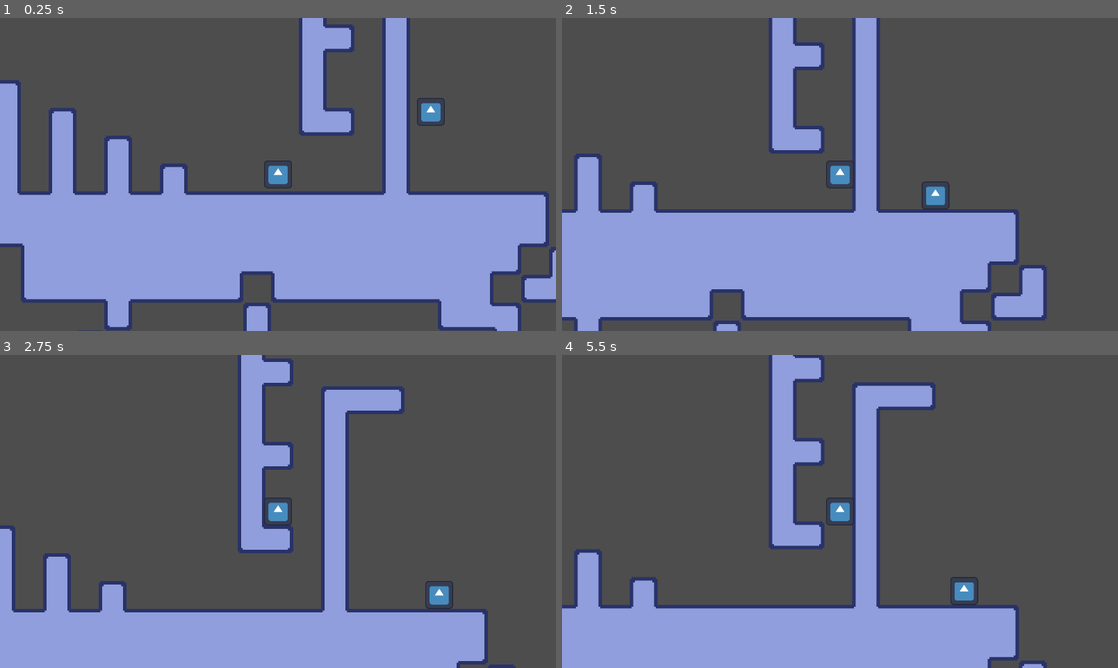
Above: before the commit, frames 1-4 (two rows, left to right).
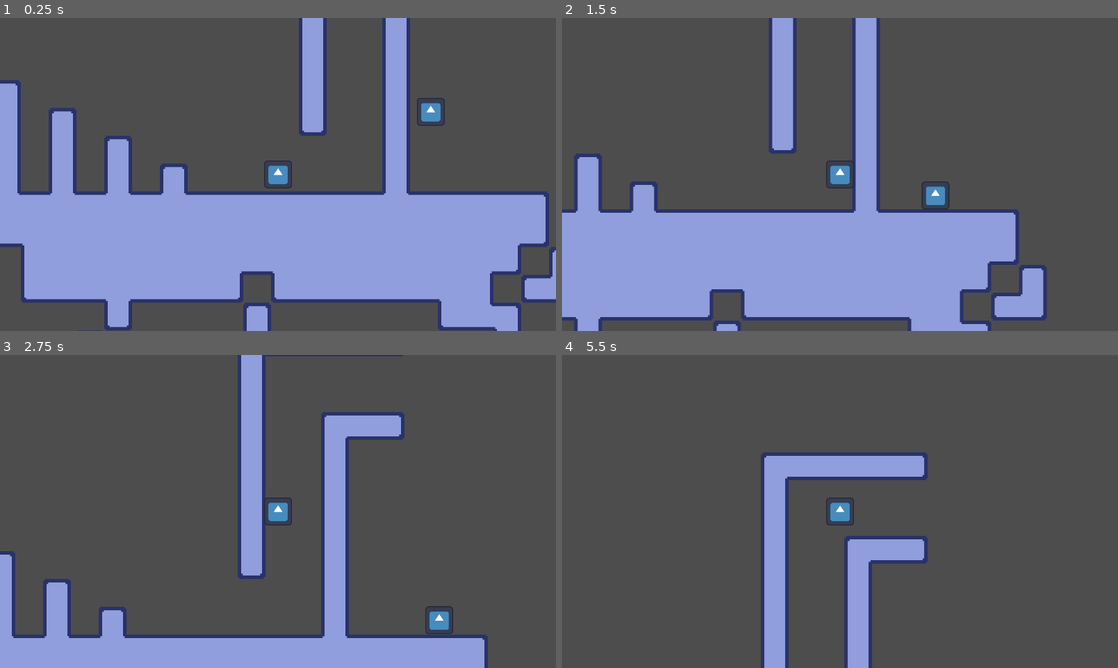
Above: after the commit, the same moments.

Repository: 3k2ng/screws
Game: Godot game, scene res://sources/scenes/demo.tscn
Two runs of this game, one before a commit and one after it. Both use one fixed random seed, a clock stepped at 60 frames per second and the inputs below. The project has no main scene, so this scene is started directly. The engine's default icon, where the game draws it, is replaced by a stand-in: a white triangle on a blue panel in a dark square.
Inputs:
- Up to frame 1 (0.25 s): no input
- Up to frame 2 (1.5 s): hold Space (jump) 0.53-1.28 s; hold Right (move_right) from 0.53 s (still down); tap Space (jump) at 1.35 s
- Up to frame 3 (2.75 s): tap Space (jump) at 1.52, 1.82 s; release Right (move_right) at 2.03 s; hold Left (move_left) from 2.03 s (still down); hold Space (jump) from 2.03 s (still down)
- Up to frame 4 (5.5 s): release Left (move_left) at 2.78 s; release Space (jump) at 2.78 s; hold Right (move_right) 2.78-4.28 s; tap Space (jump) at 2.85, 3.02, 3.32, 4.35, 4.52, 4.82 s; hold Space (jump) 3.53-4.28 s; hold Left (move_left) 4.28-5.03 s; hold Right (move_right) from 5.03 s (still down); hold Space (jump) from 5.03 s (still down)

The runs differ from the first frame. In frame 1, 1.0% of the frame differs, in the area x 57-64%, y 2-38%; in frame 2, 1.0%; in frame 3, 13%; in frame 4, 28%, in the area x 0-88%, y 0-100%.

Commit message:
crappy crap

Diff:
--- a/sources/objects/player.gd
+++ b/sources/objects/player.gd
@@ -2,7 +2,7 @@
 
 const BLOCK_SIZE: int = 128
 
-@export var extra_jumps: int = 2
+@export var extra_jumps: int = 0
 @onready var extra_jumps_left: int = 0
 
 @export var movement_speed_blocks: float = 4
@@ -40,13 +40,6 @@
 	pass
 
 func _physics_process(delta: float) -> void:
-	if is_on_floor():
-		coyote_floor_timer = coyote_floor_time
-		extra_jumps_left = extra_jumps
-
-	if is_on_wall():
-		coyote_wall_timer = coyote_wall_time
-		extra_jumps_left = extra_jumps
 
 	var direction = Input.get_axis("move_left", "move_right")
 	if wall_bounce_timer > 0:
@@ -56,6 +49,14 @@
 		velocity.x = direction * movement_speed
 	else:
 		velocity.x = move_toward(velocity.x, 0, movement_speed)
+
+	if is_on_floor():
+		coyote_floor_timer = coyote_floor_time
+		extra_jumps_left = extra_jumps
+
+	if is_on_wall_only() && direction:
+		coyote_wall_timer = coyote_wall_time
+		extra_jumps_left = extra_jumps
 
 	if Input.is_action_just_pressed("jump"):
 		jump_buffer_timer = jump_buffer_time
@@ -78,7 +79,7 @@
 	# Update gravity
 	if velocity.y >= 0:
 		# Cap gravity at wall slide speed if touching wall
-		if is_on_wall() and (Input.is_action_pressed("move_right") or Input.is_action_pressed("move_left")):
+		if is_on_wall_only() and (Input.is_action_pressed("move_right") or Input.is_action_pressed("move_left")):
 			velocity.y = minf(velocity.y + fall_gravity * delta, wall_slide_speed)
 		else:
 			velocity.y = minf(velocity.y + fall_gravity * delta, max_fall_speed)
--- a/sources/scenes/demo.tscn
+++ b/sources/scenes/demo.tscn
@@ -496,7 +496,7 @@
 scale = Vector2(8, 8)
 tile_set = SubResource("TileSet_8uvu4")
 format = 2
-layer_0/tile_data = PackedInt32Array(393222, 327680, 2, 4587 …(1751 unchanged characters)… 0, 1, 131068, 0, 1, 65532, 0, 0, 65543, 65536, 2, 7, 0, 1, -65529, 0, 1, -131065, 65536, 1, -196601, 0, 1, -262137, 0, 1, -327673, 65536, 1, -393209, 0, 1, -458745, 65536, 0, -458744, 131072, 3, -458743, 131072, 3, -458742, 131072, 3, -458741, 131072, 3, -458740, 196608, 3, 196618, 0, 1, 131082, 0, 1, 65546, 0, 1, 10, 0, 1, -65526, 0, 1, -131062, 0, 1, -196598, 0, 1, -262134, 65536, 0, -262133, 131072, 3, -262132, 196608, 3, 65544, 196608, 3, -131064, 196608, 3, -327672, 196608, 3)
+layer_0/tile_data = PackedInt32Array(393222, 327680, 2, 4587 …(1751 unchanged characters)… 0, 1, 131068, 0, 1, 65532, 0, 0, 65543, 0, 2, 7, 0, 1, -65529, 0, 1, -131065, 0, 1, -196601, 0, 1, -262137, 0, 1, -327673, 0, 1, -393209, 0, 1, -458745, 65536, 0, -458744, 131072, 3, -458743, 131072, 3, -458742, 131072, 3, -458741, 131072, 3, -458740, 196608, 3, 196618, 0, 1, 131082, 0, 1, 65546, 0, 1, 10, 0, 1, -65526, 0, 1, -131062, 0, 1, -196598, 0, 1, -262134, 65536, 0, -262133, 131072, 3, -262132, 196608, 3)
 metadata/_edit_lock_ = true
 
 [node name="Screwling" parent="Field" instance=ExtResource("2_kany6")]
